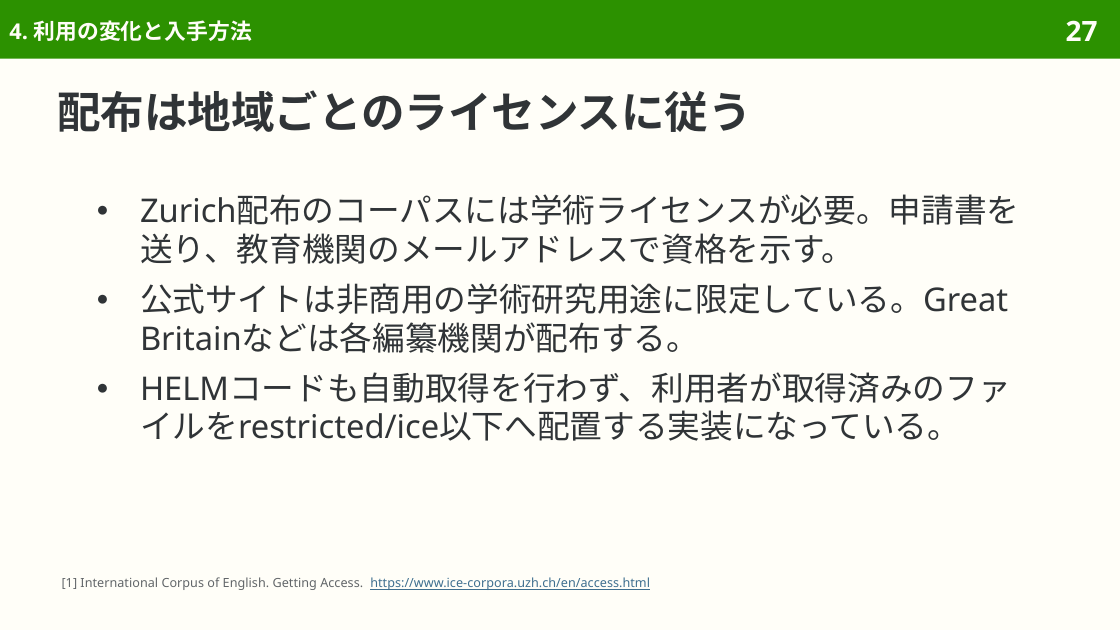
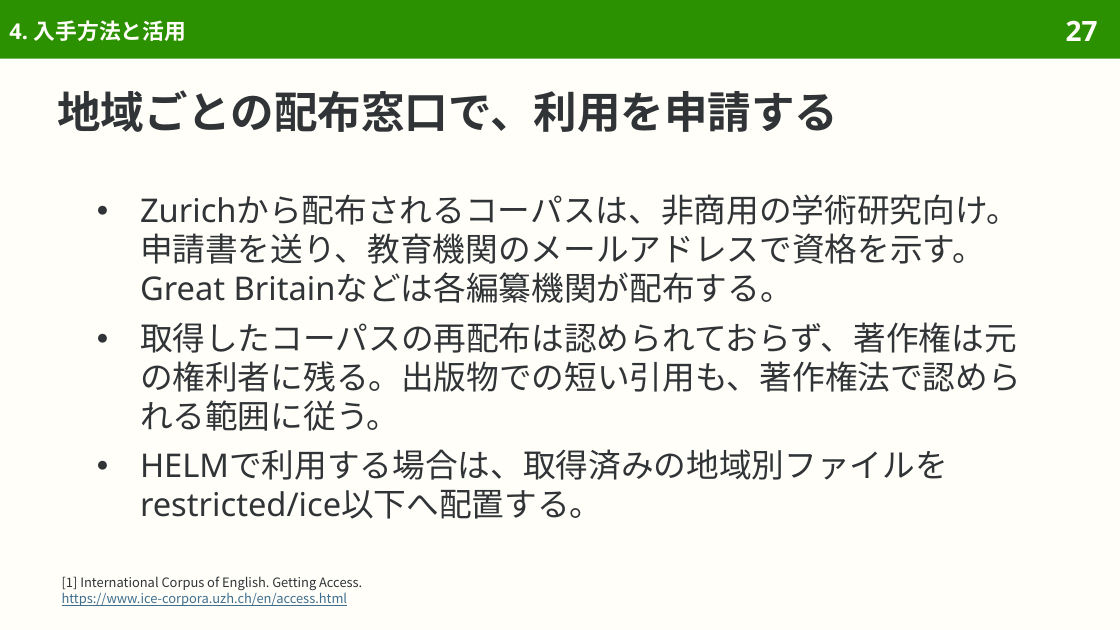
Before and after one commit to sasakiy84/datasets-in-10-minutes, a slide deck: slide 27 of slides/datasets-in-10-minutes-ice.pptx. Drawn at 1120x630 pixels with LibreOffice and Linux fonts; fonts in the diff are those of the drawing. Boxes give left, top, right and bottom in pixels: in the first picture for what was removed or moved away, otherwise in the second. Text is boxed around its words. In the diff, an @@ line names an element or a change of style, - is before the commit and + after.

Commit message:
Make ICE Japanese examples and corpus-use explanations natural

```diff
--- a/slides/datasets-in-10-minutes-ice.pptx
+++ b/slides/datasets-in-10-minutes-ice.pptx
@@ title at bbox=[9, 20, 187, 41]: text changed @@
-4. 利用の変化と入手方法
+4. 入手方法と活用
@@ title at bbox=[57, 90, 838, 132]: text changed @@
-配布は地域ごとのライセンスに従う
+地域ごとの配布窓口で、利用を申請する
@@ text at bbox=[140, 194, 1021, 519]: text changed @@
-● Zurich配布のコーパスには学術ライセンスが必要。申請書を送り、教育機関のメールアドレスで資格を示す。
-● 公式サイトは非商用の学術研究用途に限定している。Great Britainなどは各編纂機関が配布する。
-● HELMコードも自動取得を行わず、利用者が取得済みのファイルをrestricted/ice以下へ配置する実装になっている。
+● Zurichから配布されるコーパスは、非商用の学術研究向け。申請書を送り、教育機関のメールアドレスで資格を示す。Great Britainなどは各編纂機関が配布する。
+● 取得したコーパスの再配布は認められておらず、著作権は元の権利者に残る。出版物での短い引用も、著作権法で認められる範囲に従う。
+● HELMで利用する場合は、取得済みの地域別ファイルをrestricted/ice以下へ配置する。
@@ text at bbox=[62, 576, 362, 606]: text changed; size 8.1 to 8.3 pt; font Noto Sans to Noto Sans CJK JP; text colour #626669 to #303437 @@
-[1] International Corpus of English. Getting Access. https://www.ice-corpora.uzh.ch/en/access.html
+[1] International Corpus of English. Getting Access.
+https://www.ice-corpora.uzh.ch/en/access.html
```
Also in this commit, not shown: 47 other slides changed, 1 slide removed, 38 other files.
